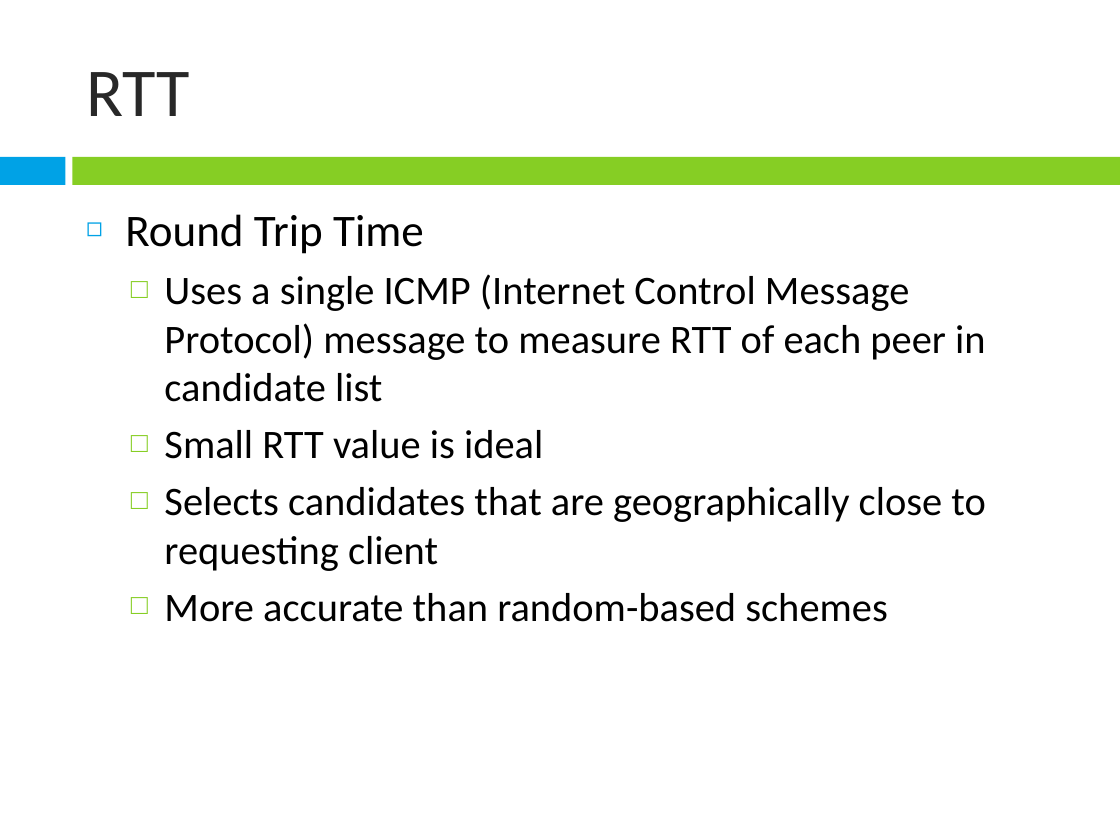
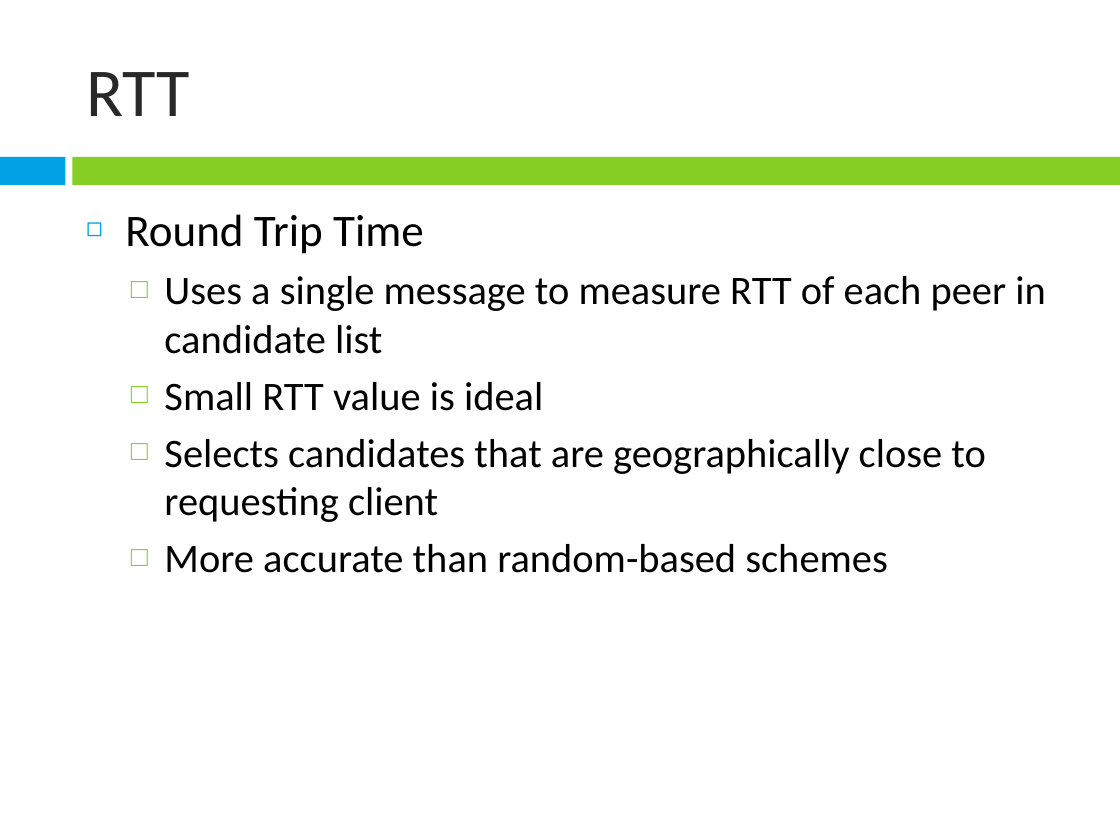
Before and after one commit to janeriongcol/ndsg-chupacabra, a slide deck: slide 26 of Presentations/Mock Presentation.pptx. Drawn at 1120x840 pixels with LibreOffice and Linux fonts; fonts in the diff are those of the drawing. Boxes give left, top, right and bottom in pixels: in the first picture for what was removed or moved away, otherwise in the second. Text is boxed around its words. In the diff, an @@ line names an element or a change of style, - is before the commit and + after.

```diff
--- a/Presentations/Mock Presentation.pptx
+++ b/Presentations/Mock Presentation.pptx
@@ text at [164, 276, 1045, 354]: text changed @@
-  □ Uses a single ICMP (Internet Control Message Protocol) message to measure RTT of each peer in candidate list
+  □ Uses a single message to measure RTT of each peer in candidate list
```
Also in this commit, not shown: 16 other slides changed, 1 slide added, 3 slides removed.
